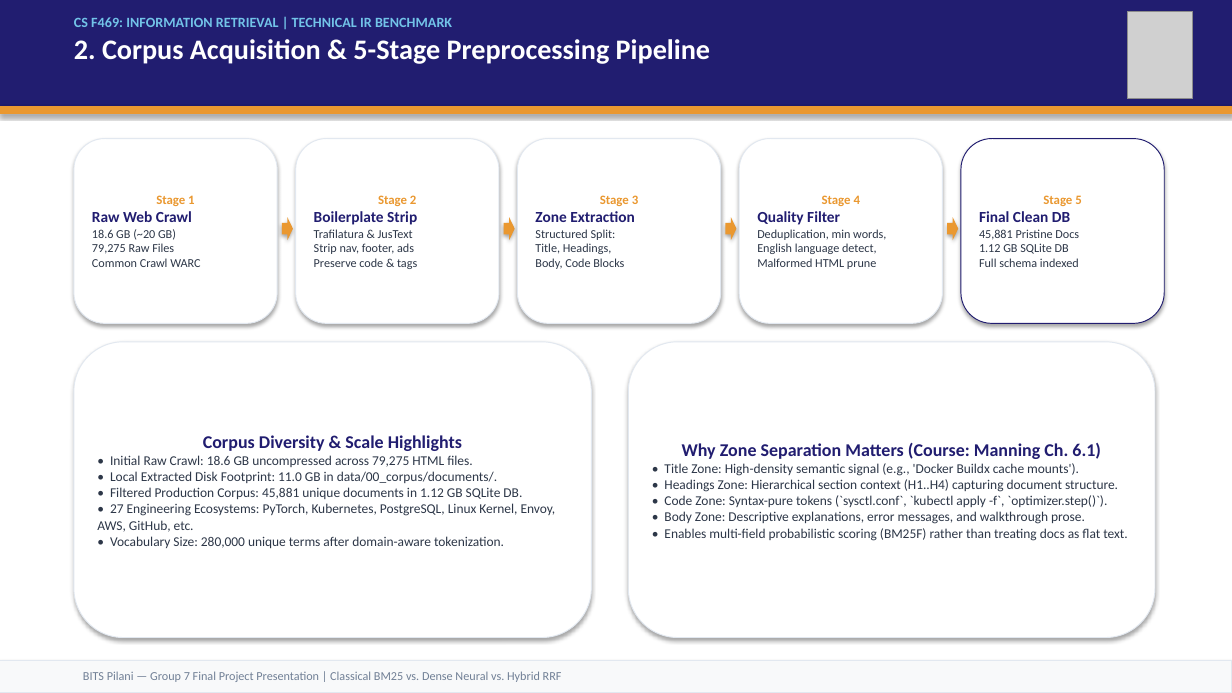
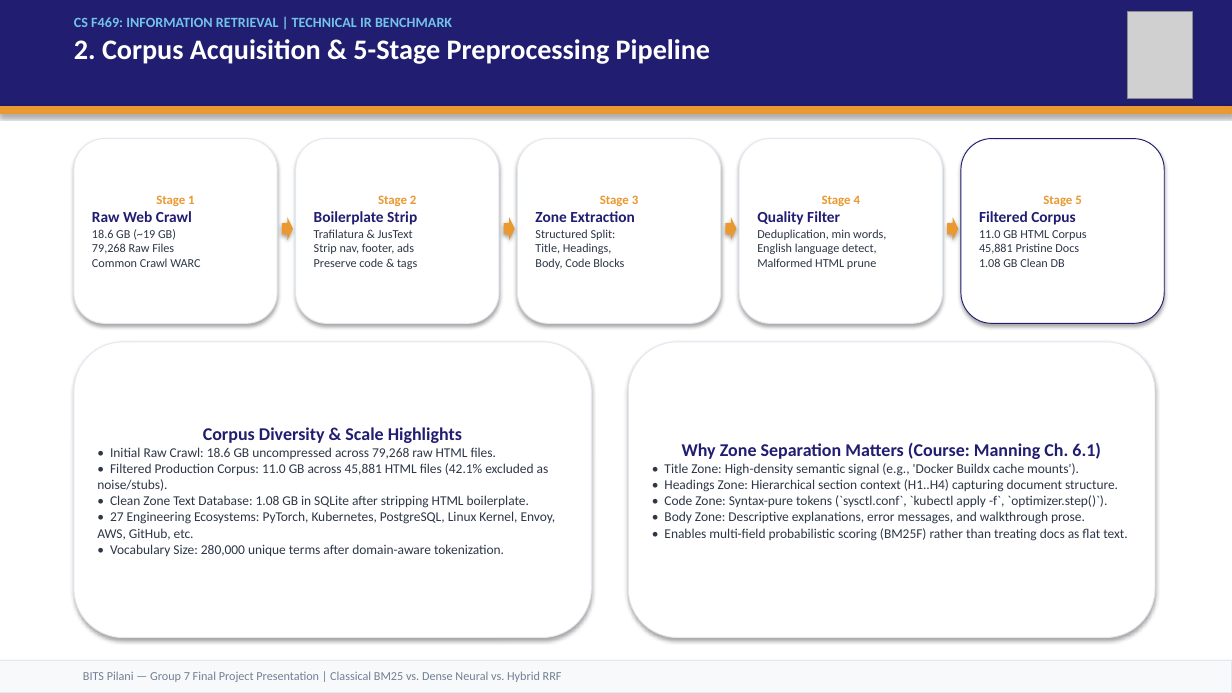
Before and after one commit to vishrutbhushan/ir-benchmark, a slide deck: slide 3 of presentation/IR_Benchmark_Presentation.pptx. Drawn at 1232x693 pixels with LibreOffice and Linux fonts; fonts in the diff are those of the drawing; grey boxes stand for pictures. Boxes give left, top, right and bottom in pixels: in the first picture for what was removed or moved away, otherwise in the second. Text is boxed around its words. In the diff, an @@ line names an element or a change of style, - is before the commit and + after.

Commit message:
fix(deck): correct corpus scale (18.6GB -> 11GB), replace MiniLM with Qwen3-Embedding-0.6B, and refine slide layouts

```diff
--- a/presentation/IR_Benchmark_Presentation.pptx
+++ b/presentation/IR_Benchmark_Presentation.pptx
@@ text in rounded rectangle at <box>92,229,200,267</box>: text changed @@
-18.6 GB (~20 GB)
-79,275 Raw Files
-Common Crawl WARC
+18.6 GB (~19 GB)
+79,268 Raw Files
+Common Crawl WARC
@@ text in rounded rectangle at <box>979,211,1087,267</box>: text changed @@
-Final Clean DB
-45,881 Pristine Docs
-1.12 GB SQLite DB
-Full schema indexed
+Filtered Corpus
+11.0 GB HTML Corpus
+45,881 Pristine Docs
+1.08 GB Clean DB
@@ text in rounded rectangle at <box>97,447,549,508</box>: text changed @@
-• Initial Raw Crawl: 18.6 GB uncompressed across 79,275 HTML files.
-• Local Extracted Disk Footprint: 11.0 GB in data/00_corpus/documents/.
-• Filtered Production Corpus: 45,881 unique documents in 1.12 GB SQLite DB.
+• Initial Raw Crawl: 18.6 GB uncompressed across 79,268 raw HTML files.
+• Filtered Production Corpus: 11.0 GB across 45,881 HTML files (42.1% excluded as noise/stubs).
+• Clean Zone Text Database: 1.08 GB in SQLite after stripping HTML boilerplate.
```
Also in this commit, not shown: 4 other slides changed, 6 other files.
